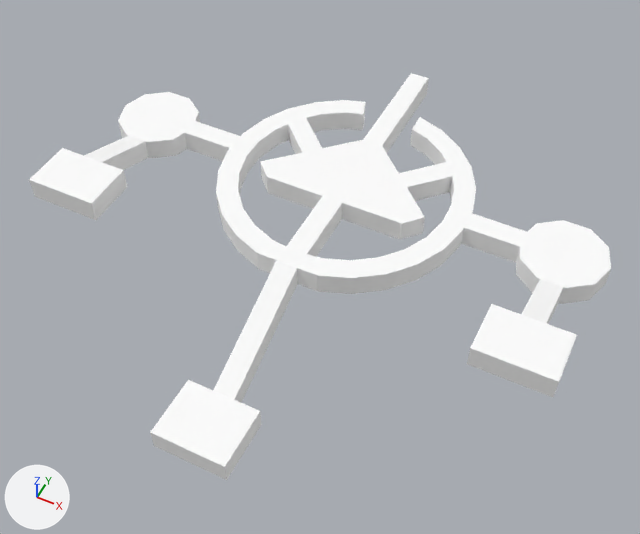
What one commit did to the OBJ model data/tomb.obj.
One viewpoint serves both versions: a camera (50 mm lens) standing at (31.3, -86.9, 72.6) and looking at (0.9, -26.0, -3.5). The axes (+X, +Y, +Z) are drawn at lower left. The lights are the same throughout. Where no turn or scale is listed for an object, it has been applied to the vertices. Vertices at the same position are counted once.

In view in the first picture: 'SketchUp.001_ID16', 'SketchUp.002_ID24', 'SketchUp.003_ID30'.
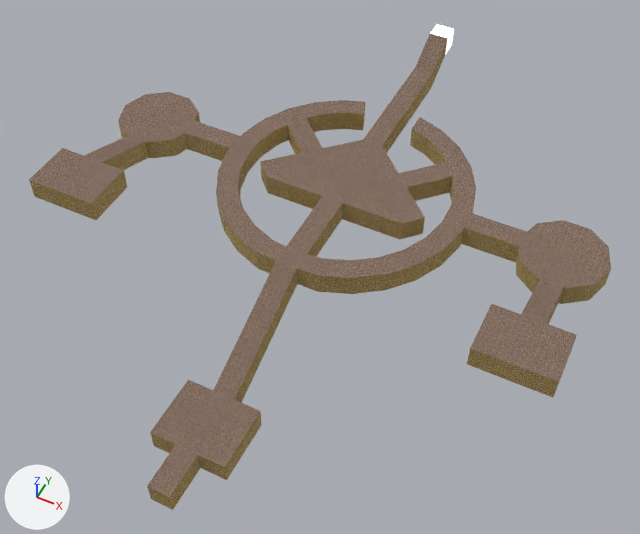
The change, as a diff of the scene's bpy script:
```diff
--- a/data/tomb.obj.py
+++ b/data/tomb.obj.py
@@ mat_brick_rough_tan @@
+mat_brick_rough_tan = principled_material('Brick_Rough_Tan')
+mat_brick_rough_tan.texture = img_brick_rough_tan_jpg
+mat_brick_rough_tan.roughness = 1.0
@@ mat_granite_brown @@
+mat_granite_brown = principled_material('Granite_Brown')
+mat_granite_brown.texture = img_granite_brown_jpg
+mat_granite_brown.roughness = 1.0
@@ me_sketchup_001_id16 @@
-me_sketchup_001_id16.from_pydata(...)  # 212 vertices, 306 faces; spans x -30.9..30.9, y -53.1..5.0, z -6.0..5.6
+me_sketchup_001_id16.from_pydata(...)  # 126 vertices, 128 faces; spans x -30.9..30.9, y -58.1..11.0, z -3.4..5.6
+# me_sketchup_001_id16 part 1
+# 95 vertices are removed from x -30.9..30.9, y -53.1..5.0, z -6.0..3.0
+# 193 faces are deleted
+# 1 vertex moves from x -1.2, y 5.0, z 2.6 to x -1.2, y 6.5, z 2.6
+# 9 vertices are added at x -1.3..1.2, y -58.1..11.0, z -3.4..5.1
+# 15 new faces join them
+# me_sketchup_001_id16 part 2: 113 faces spanning x -30.9..30.9, y -53.1..6.5, z -3.4..5.6 switch from mat_material (white #ffffff) to mat_granite_brown (picture img_granite_brown_jpg)
@@ me_sketchup_002_id24 @@
 me_sketchup_002_id24.from_pydata(...)  # 28 vertices, 28 faces; spans x 1.2..12.4, y -29.9..-11.4, z 0.0..2.6
+# me_sketchup_002_id24 part 4: 28 faces spanning x 1.2..12.4, y -29.9..-11.4, z 0.0..2.6 switch from mat_material (white #ffffff) to mat_brick_rough_tan (picture img_brick_rough_tan_jpg)
@@ me_sketchup_003_id30 @@
 me_sketchup_003_id30.from_pydata(...)  # 28 vertices, 28 faces; spans x -12.4..-1.2, y -29.9..-11.4, z 0.0..2.6
+# me_sketchup_003_id30 part 3: 28 faces spanning x -12.4..-1.2, y -29.9..-11.4, z 0.0..2.6 switch from mat_material (white #ffffff) to mat_brick_rough_tan (picture img_brick_rough_tan_jpg)
@@ me_sketchup_id3 @@
-me_sketchup_id3.from_pydata(...)  # 121 vertices, 124 faces; spans x -30.9..30.9, y -53.1..5.0, z -6.0..3.0
+me_sketchup_id3.from_pydata(...)  # 208 vertices, 212 faces; spans x -30.9..30.9, y -58.1..11.0, z -6.0..5.6
+# me_sketchup_id3 part 5: 10 vertices moved from x -12.4..12.4, y -29.9..-15.9, z 0.0 to x -13.9..12.4, y -32.3..-8.8, z 2.6; 23 vertices removed from x -12.4..12.4, y -32.1..5.0, z 0.0; 110 vertices added at x -30.9..30.9, y -58.1..11.0, z -6.0..5.6
+# me_sketchup_id3 part 6: 12 faces spanning x -13.9..13.9, y -32.1..-8.8, z 0.0..2.6 switch from mat_blacktop_old_01 (light grey #d1d1d1) to mat_brick_rough_tan (picture img_brick_rough_tan_jpg)
@@ me_sketchup_006_id73 @@
+me_sketchup_006_id73.from_pydata([(-1.25, 11.0, 5.1), (-1.25, 13.5, 2.5), (-1.25, 13.5, 5.1), (-1.25, 11.0, 2.5), (1.25, 13.5, 5.1), (1.25, 11.0, 5.1), (1.25, 11.0, 2.5), (1.25, 13.5, 2.5)], [], [(0, 1, 2), (1, 0, 3), (0, 4, 5), (4, 0, 2), (1, 6, 7), (6, 1, 3), (4, 1, 7), (1, 4, 2), (6, 4, 7), (4, 6, 5)])
+me_sketchup_006_id73.materials.append(mat_material_5)  # white #ffffff
@@ ob_sketchup_006_id73 @@
+ob_sketchup_006_id73 = bpy.data.objects.new('SketchUp.006_ID73', me_sketchup_006_id73)
+ob_sketchup_006_id73.location = (0.0, 0.0, 0.0)
```

Changed parts and their boxes [x1, y1, x2, y2] in the pictures (640 x 534 px):
'SketchUp.001_ID16', reshaped (14% taller): before [29, 73, 611, 480]; after [29, 34, 611, 497]
'SketchUp_ID3', reshaped (not visible before): after [29, 40, 611, 510]
'SketchUp.006_ID73', added: after [430, 24, 454, 55]
part 1 of me_sketchup_001_id16, cut back: before [29, 73, 611, 480]; after [147, 34, 447, 497]
part 2 of me_sketchup_001_id16, recoloured (white to brown): [29, 75, 611, 431] in both
part 3 of me_sketchup_003_id30, recoloured (grey to brown): [238, 124, 322, 209] in both
part 4 of me_sketchup_002_id24, recoloured (grey to brown): [307, 176, 454, 256] in both
part 5 of me_sketchup_id3, built on (brown): after [29, 40, 611, 510]
part 6 of me_sketchup_id3, recoloured (brown): after [236, 235, 417, 294]
